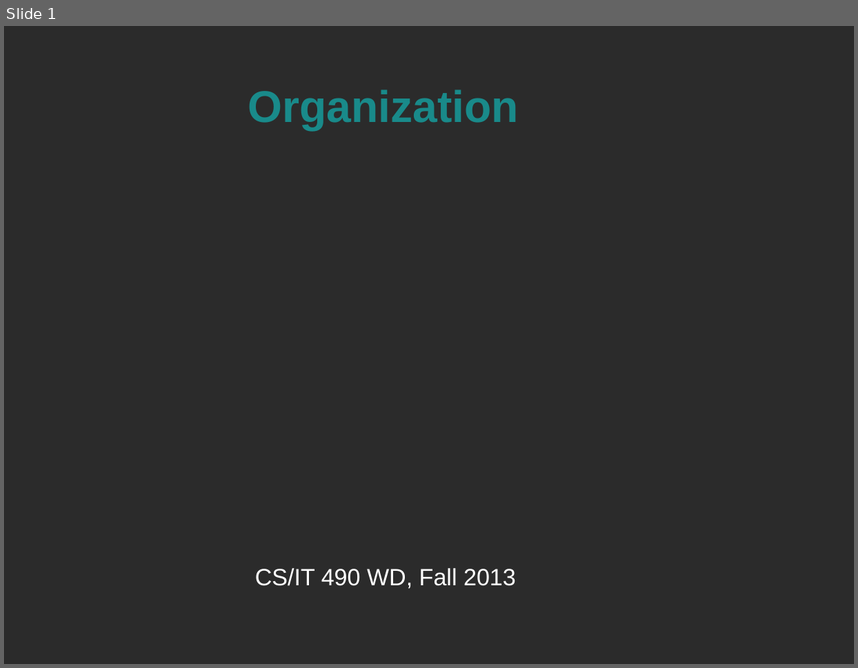
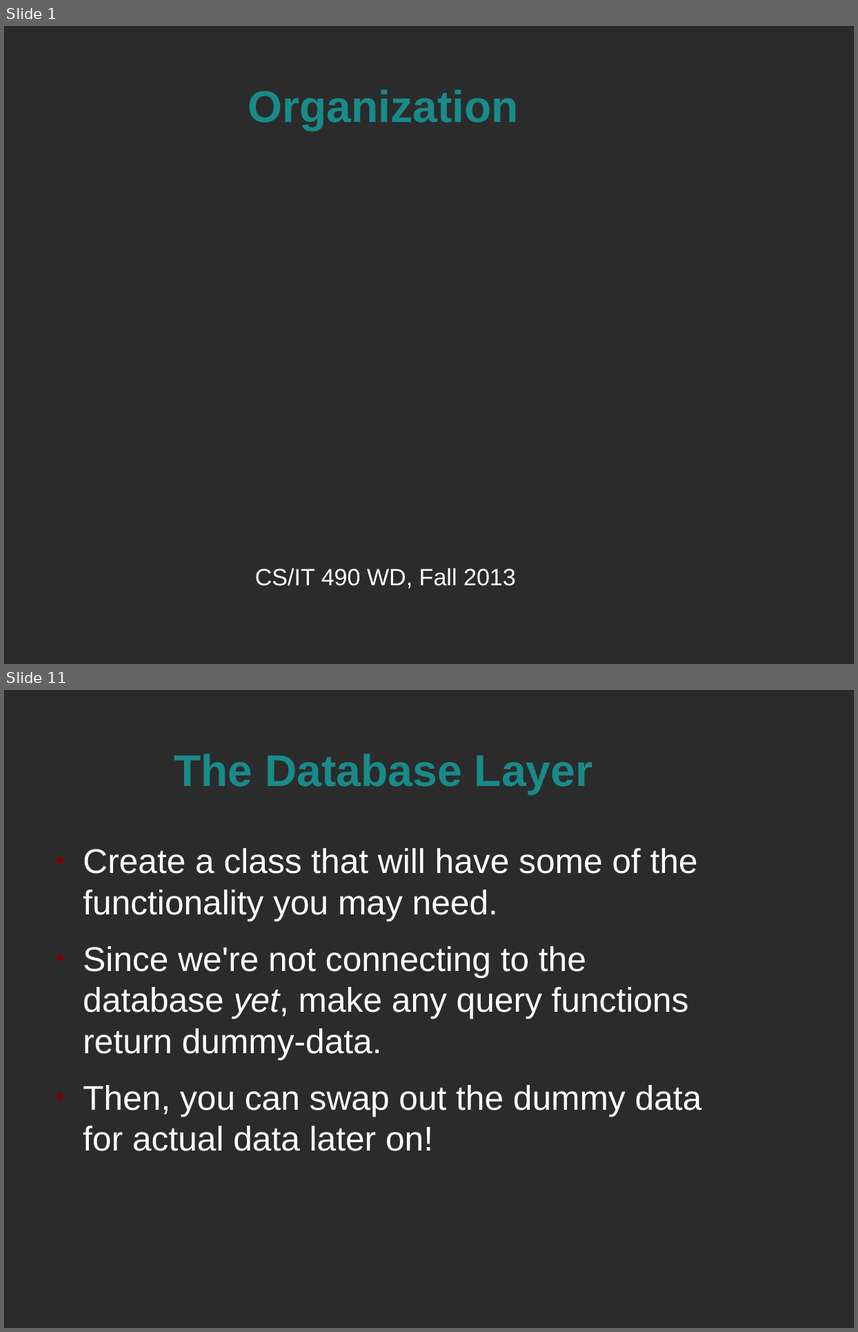
Before and after one commit to spellbindguy/Web-Development, a slide deck: Lectures/05 PHP/Organization.odp. Shown one above the other, each under a label of ours: slide 1 before the commit, slides 1 and 11 after it; the slides between them are not shown. The pictures are 858x668 and 858x1332 pixels, drawn with LibreOffice and Linux fonts; fonts in the diff are those of the drawing; background and template pictures are left out; a plain dark background stands for a picture behind light text. Boxes give left, top, right and bottom in pixels: in the first picture for what was removed or moved away, otherwise in the second. Text is boxed around its words. In the diff, an @@ line names an element or a change of style, - is before the commit and + after.

Commit message:
Layers and Frameworks, whee

```diff
--- a/Lectures/05 PHP/Organization.odp
+++ b/Lectures/05 PHP/Organization.odp
@@ slide 11 added at (4, 690, 854, 1328), background picture (left out) @@
@@ title added at (174, 753, 593, 794), 41.4 pt, text #198A8A, bold @@
+The Database Layer
@@ text added at (83, 848, 702, 1151), 32 pt, text #FFFFFF @@
+● Create a class that will have some of the functionality you may need.
+● Since we're not connecting to the database yet, make any query functions return dummy-data.
+● Then, you can swap out the dummy data for actual data later on!
```
Also in this commit, not shown: 22 other slides added, 2 slides removed, 1 other file.
